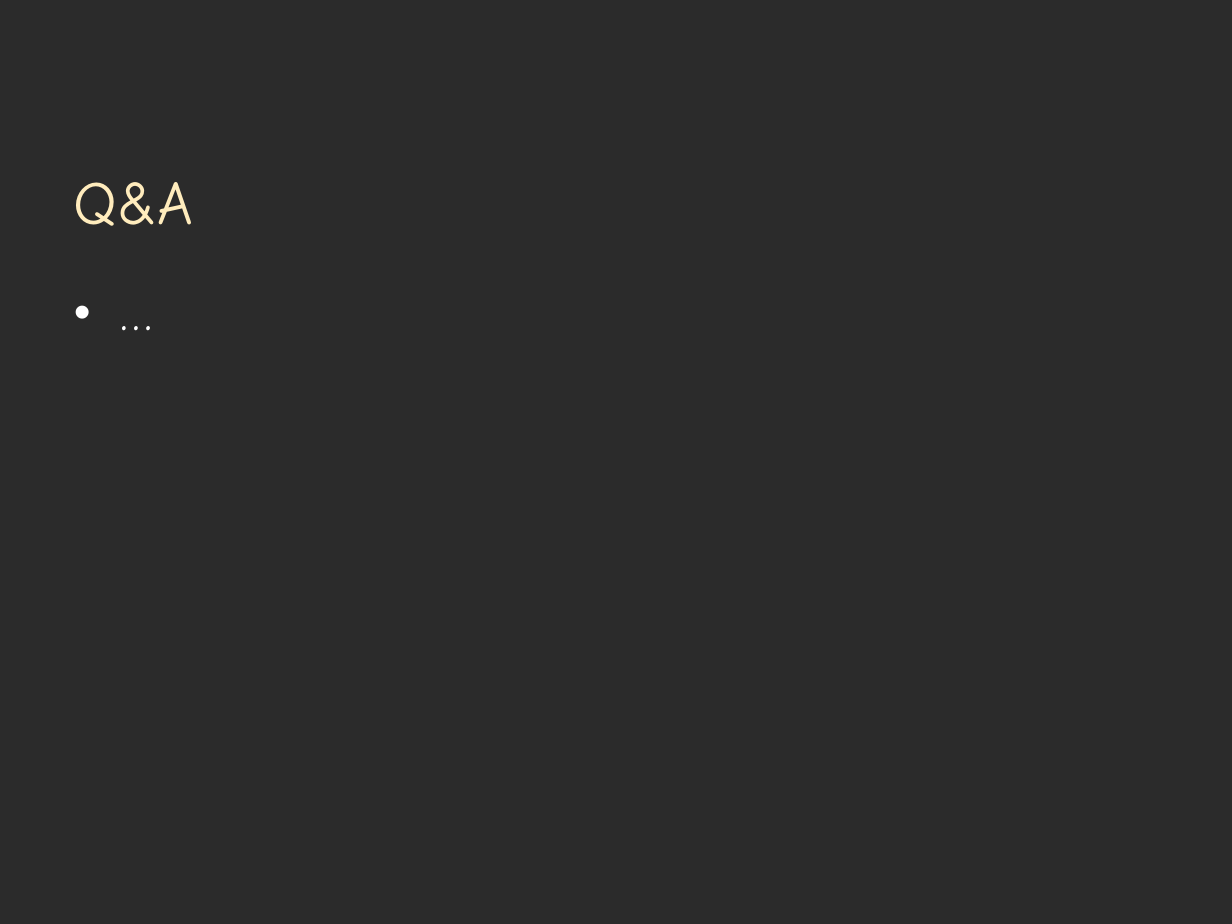
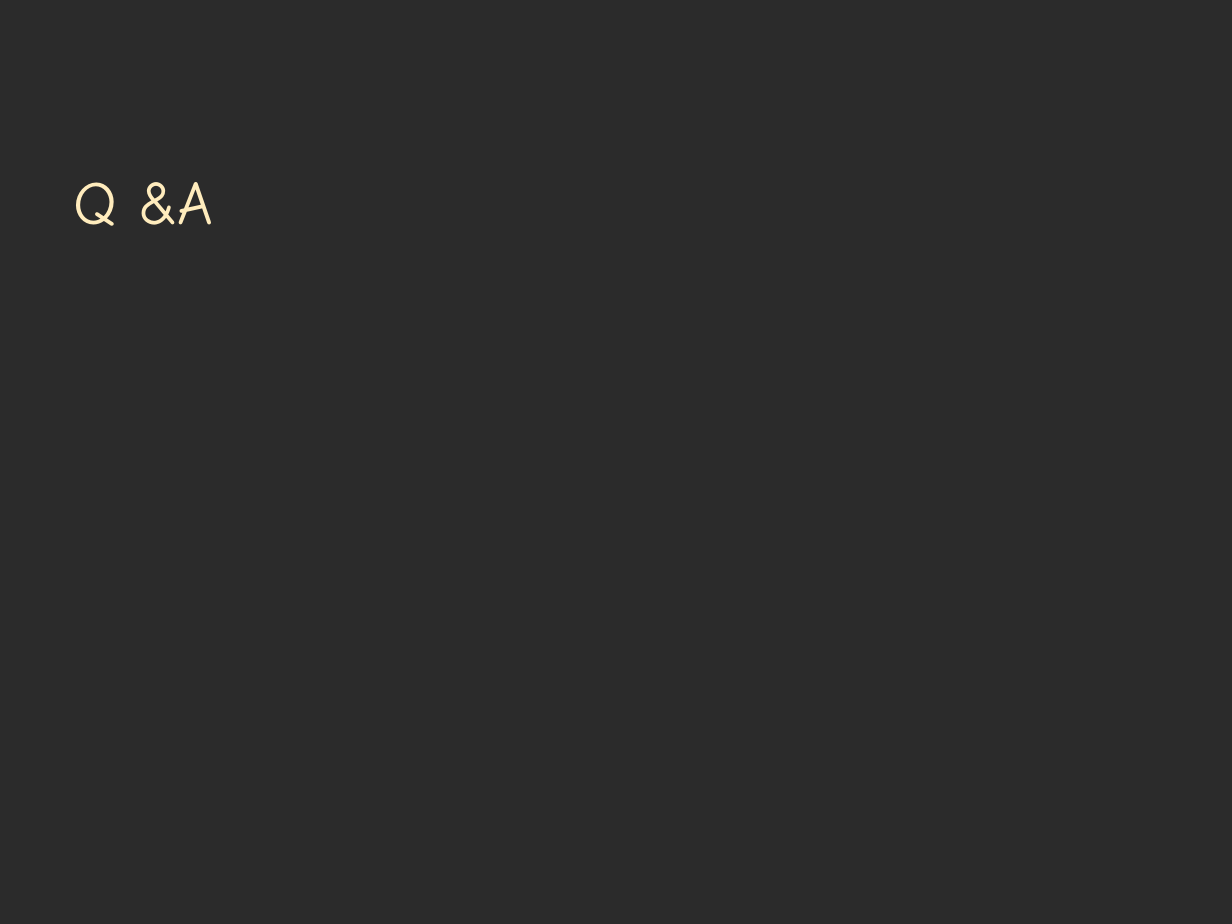
Before and after one commit to lance66/play-zone, a slide deck: slide 15 of doc/PowerPoints/Sprint 3 Term 2/Winter 2015 S3 Presentation.pptx (slide 14 before the commit). Drawn at 1232x924 pixels with LibreOffice and Linux fonts; fonts in the diff are those of the drawing; background and template pictures are left out; a plain dark background stands for a picture behind light text. Boxes give left, top, right and bottom in pixels: in the first picture for what was removed or moved away, otherwise in the second. Text is boxed around its words. In the diff, an @@ line names an element or a change of style, - is before the commit and + after.

```diff
--- a/doc/PowerPoints/Sprint 3 Term 2/Winter 2015 S3 Presentation.pptx
+++ b/doc/PowerPoints/Sprint 3 Term 2/Winter 2015 S3 Presentation.pptx
@@ title at [74,182,213,226]: spaces changed @@
-Q&A
+Q &A
@@ text removed at [62,277,1170,806] @@
-• …
```
Also in this commit, not shown: 3 other slides changed, 2 slides added, 1 slide removed, 1 other file.
